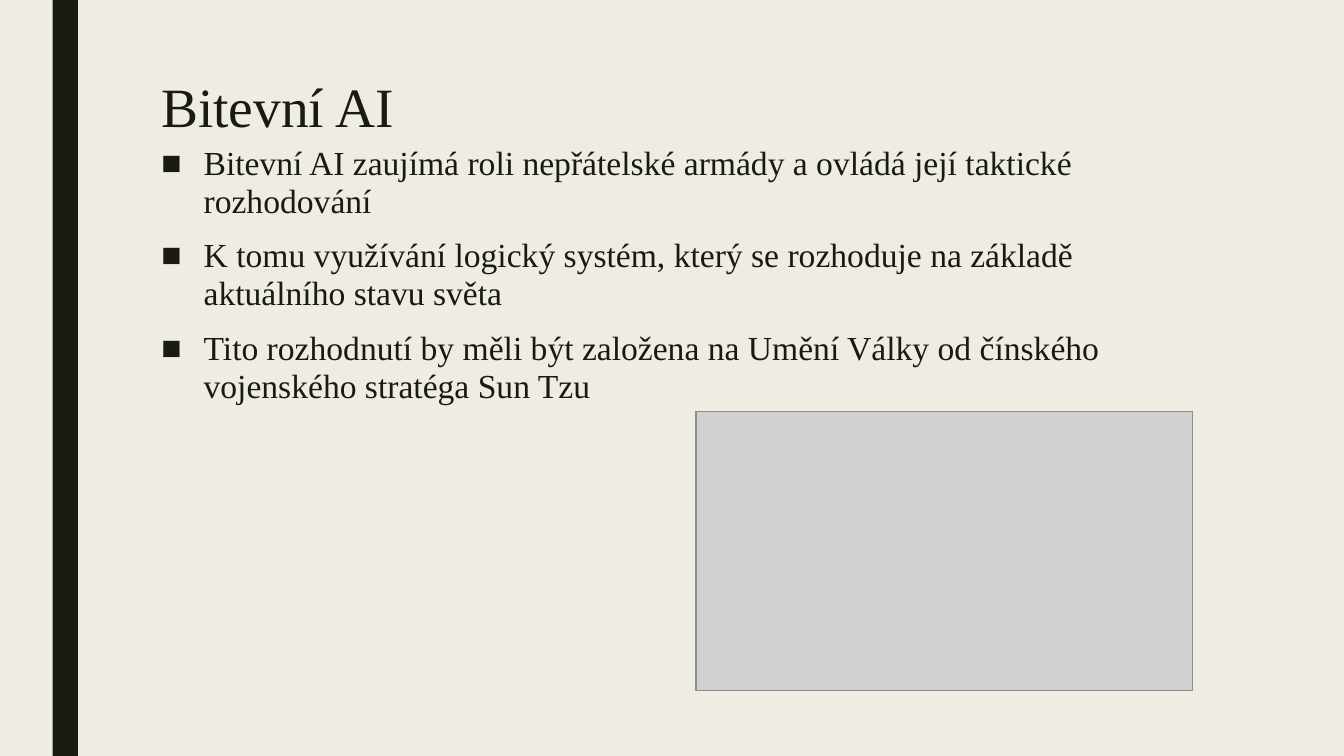
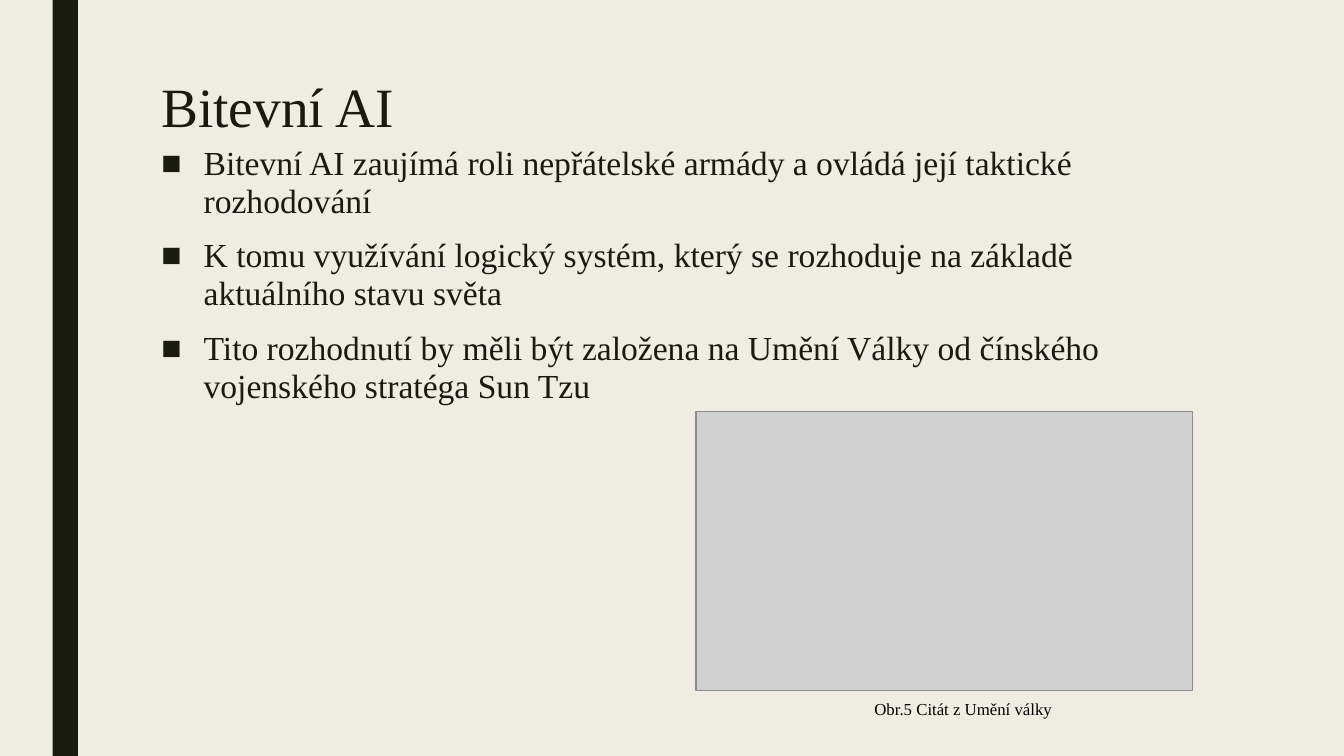
Before and after one commit to JiriPakr/Projects_4Fun, a slide deck: slide 6 of Total War AI.pptx. Drawn at 1344x756 pixels with LibreOffice and Linux fonts; fonts in the diff are those of the drawing; grey boxes stand for pictures. Boxes give left, top, right and bottom in pixels: in the first picture for what was removed or moved away, otherwise in the second. Text is boxed around its words. In the diff, an @@ line names an element or a change of style, - is before the commit and + after.

```diff
--- a/Total War AI.pptx
+++ b/Total War AI.pptx
@@ text added at (874, 703, 1052, 719), 12 pt, text #000000 @@
+Obr.5 Citát z Umění války
```
Also in this commit, not shown: 7 other slides changed, 4 slides added, 1 slide removed.
